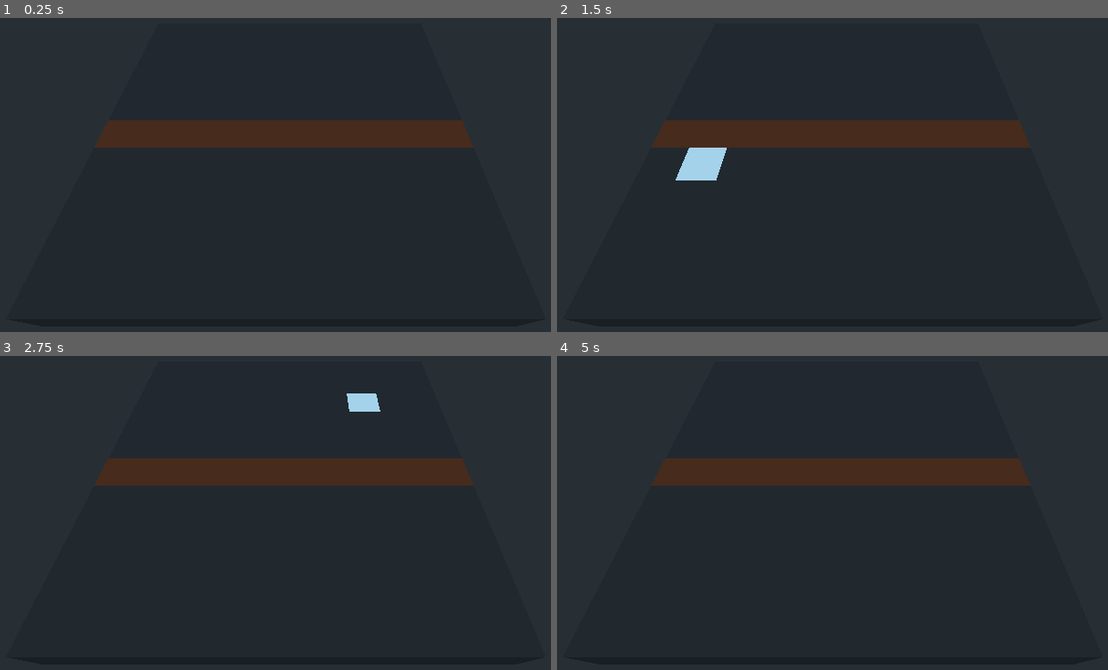
Above: before the commit, frames 1-4 (two rows, left to right).
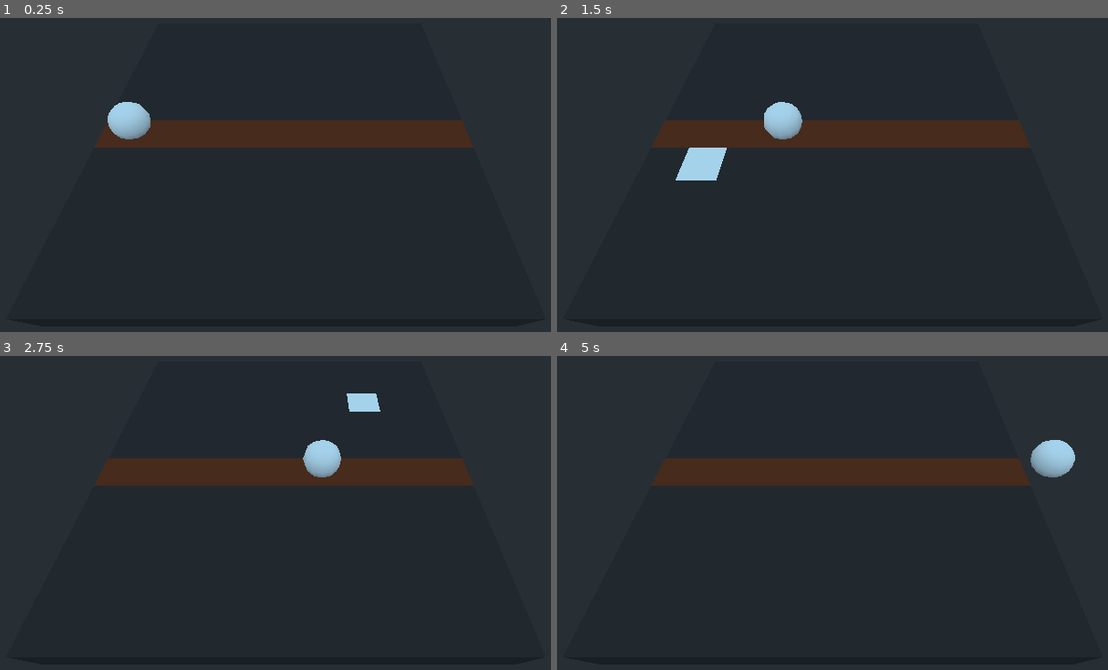
Above: after the commit, the same moments.

Repository: doctor-g/LD51
Game: Godot game, scene res://World.tscn
Same seed, same stepped clock (60 frames per second), same inputs: the game is played once before the commit and once after it.
Inputs (mouse positions are in pixels of both pictures, inside the frame that each line leads up to):
- Up to frame 1 (0.25 s): no input
- Up to frame 2 (1.5 s): move the mouse to (1019, 131) at 0.52 s; move the mouse to (711, 175) at 1.27 s
- Up to frame 3 (2.75 s): move the mouse to (374, 396) at 2.02 s
- Up to frame 4 (5 s): move the mouse to (821, 575) at 2.77 s; move the mouse to (1080, 553) at 3.52 s; move the mouse to (639, 428) at 4.27 s

The runs differ from the first frame. In frame 1, 0.7% of the frame differs, in the area x 19-28%, y 26-39%; in frame 2, 0.7%; in frame 3, 0.6%; in frame 4, 0.8%, in the area x 85-95%, y 26-39%.

Commit message:
Move a sphere along the path

Diff:
--- a/project/Level/Level.gd
+++ b/project/Level/Level.gd
@@ -23,3 +23,18 @@
 			box.translation = Vector3(lerp(min_x, max_x, float(i)/width), 0, lerp(min_z, max_z, float(j)/height))
 			if j == 5:
 				box.selectable = false
+
+	var path := Path.new()
+	path.translation = Vector3(-5,1,0)
+	add_child(path)
+	path.curve.add_point(Vector3.ZERO)
+	path.curve.add_point(Vector3(10,0,0))
+	var path_follow := PathFollow.new()
+	path.add_child(path_follow)
+	var sphere := CSGSphere.new()
+	sphere.radius = 0.5
+	path_follow.add_child(sphere)
+
+	var tween := get_tree().create_tween()
+	# warning-ignore:return_value_discarded
+	tween.tween_property(path_follow, 'unit_offset', 1.0, 5.0)
